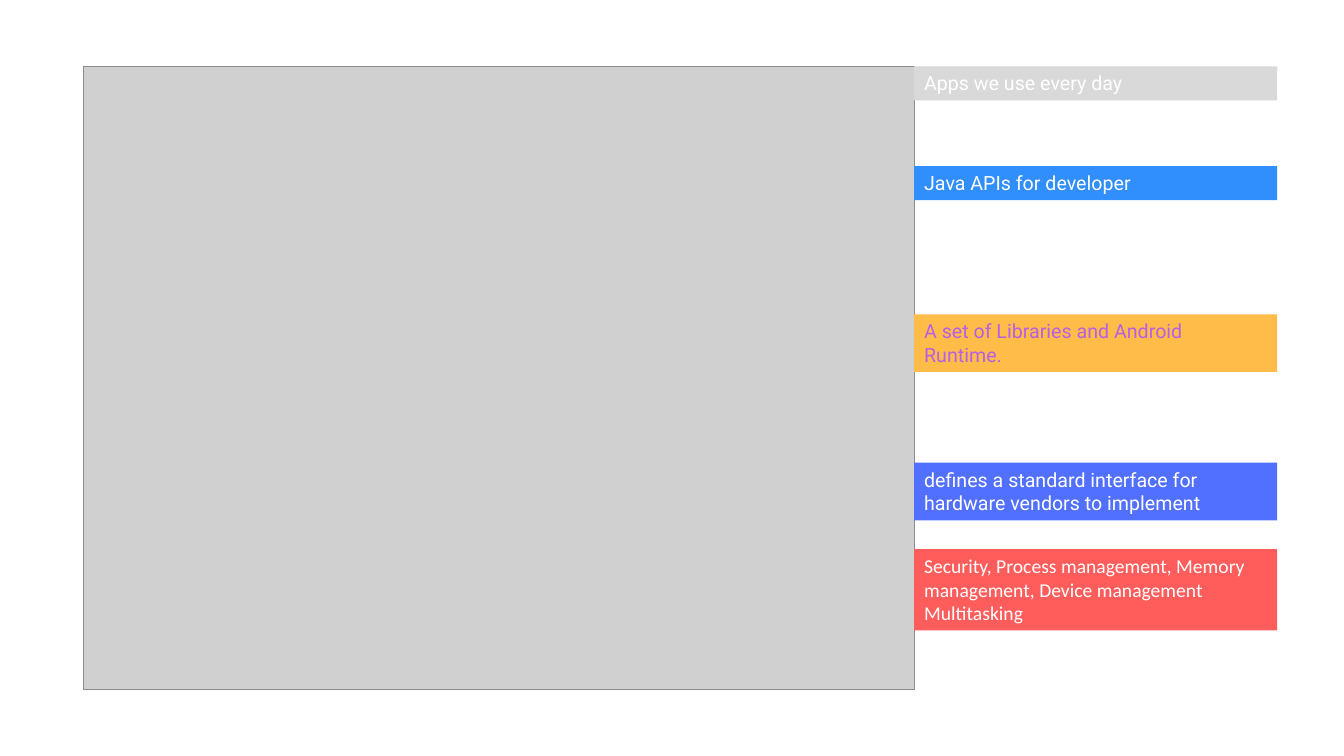
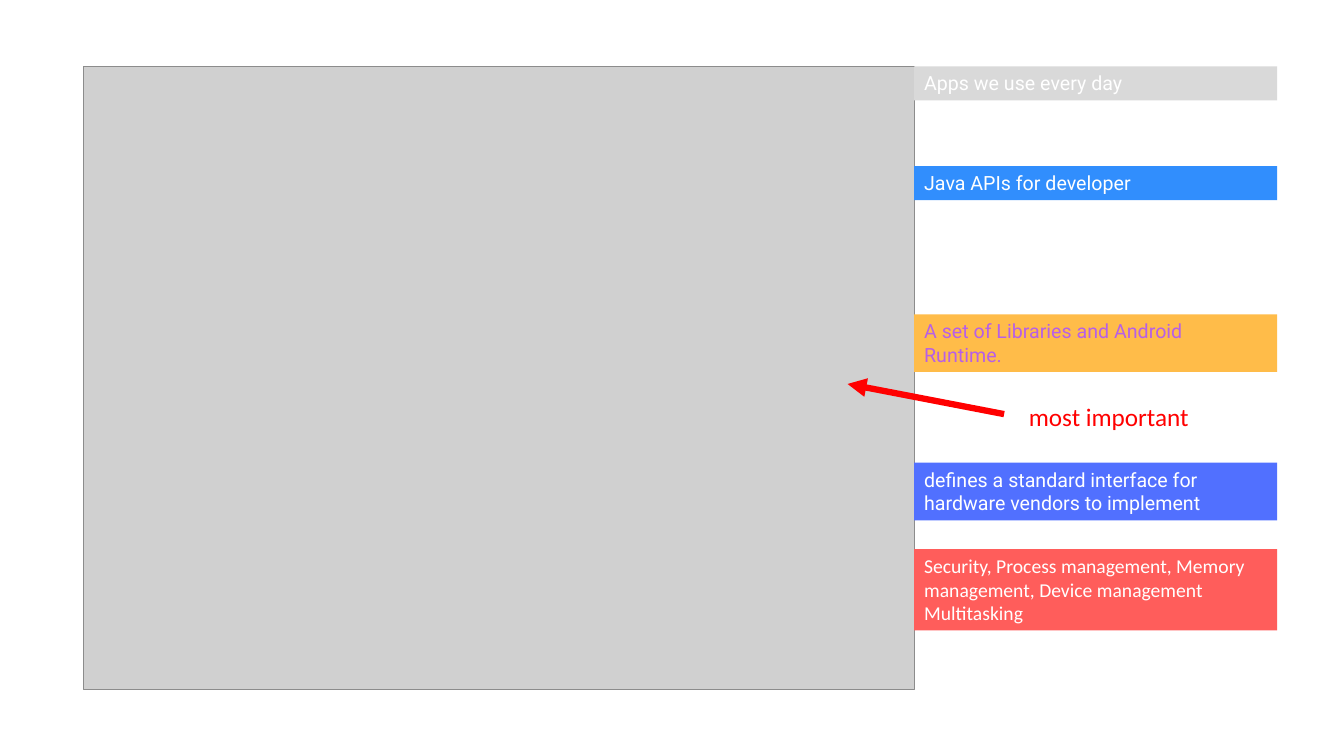
Before and after one commit to frankwxu/digital-forensics-lab, a slide deck: slide 13 of Android10/0_Intro_Pixel3_Android10.pptx. Drawn at 1344x756 pixels with LibreOffice and Linux fonts; fonts in the diff are those of the drawing; grey boxes stand for pictures; background and template pictures are left out. Boxes give left, top, right and bottom in pixels: in the first picture for what was removed or moved away, otherwise in the second. Text is boxed around its words. In the diff, an @@ line names an element or a change of style, - is before the commit and + after.

```diff
--- a/Android10/0_Intro_Pixel3_Android10.pptx
+++ b/Android10/0_Intro_Pixel3_Android10.pptx
@@ arrow added from (1004, 414) to (848, 384), #FF0000 4.5 pt @@
@@ text added at (1029,408,1189,430), 18 pt, text #FF0000 @@
+most important
```
Also in this commit, not shown: 1 other slide changed, 1 other file.
